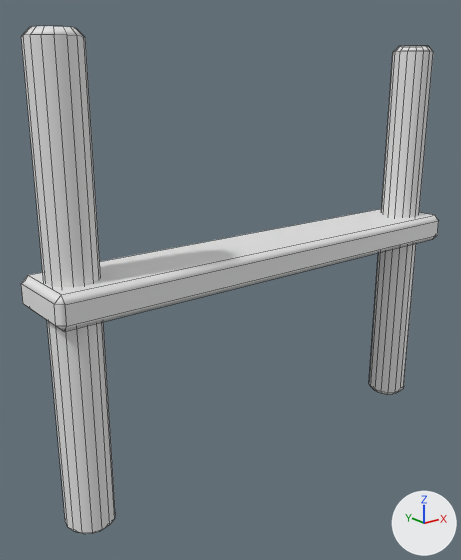
What one commit did to the FBX model CrashCourse/Assets/ART_Assets/Platforms/Small/M_Small_Suport_1.fbx.
Camera for both pictures: a 50 mm lens placed at (75.53, 27.46, 1.21), pointed at (78.73, 31.46, -0.39). Lighting does not change. The marker at lower right points along +X, +Y and +Z. The older version comes first. Mesh edges are drawn as thin lines. Where no turn or scale is listed for an object, it has been applied to the vertices.

Names of what the first picture shows: 'M_Small_Suport_1'.
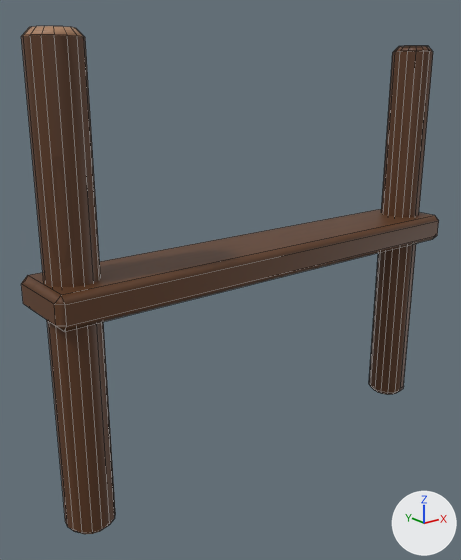
Diff of the bpy script that builds the scene:
```diff
--- a/CrashCourse/Assets/ART_Assets/Platforms/Small/M_Small_Suport_1.fbx.py
+++ b/CrashCourse/Assets/ART_Assets/Platforms/Small/M_Small_Suport_1.fbx.py
@@ img_row_1_uv_png @@
+img_row_1_uv_png = load_image('Row_1_UV.png', '../Textures/Row_1_UV.png', 1024, 1024, 'sRGB')
@@ mat_row_1 @@
+mat_row_1 = principled_material('Row_1')
+mat_row_1.texture = img_row_1_uv_png
@@ me_cube_712 @@
 me_cube_712.from_pydata(...)  # 152 vertices, 126 faces; spans x -2.0..2.0, y -0.32..0.32, z -1.8..1.68
+me_cube_712.materials.append(mat_row_1)  # picture img_row_1_uv_png
```

Pixel boxes [x1, y1, x2, y2] of what changed, in the pictures (461 x 560 px):
'M_Small_Suport_1', recoloured (white to brown): [21, 26, 439, 534] in both
